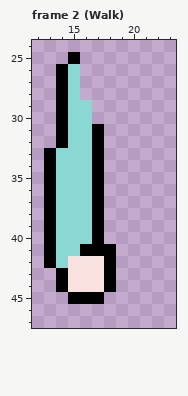
One commit to this pixel-art file: Mayday.Game/Content/Images/Arms_1.aseprite. The picture above is the old version.
42x62 pixels, 2 frames. Shown: frame 2 (Walk): x 12..23, y 24..47.
After the commit:
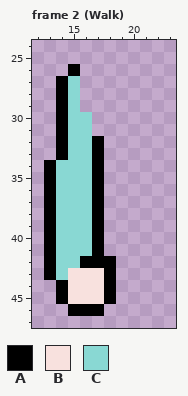
Palette (. is transparent): A #000000  B #f8e1de  C #89d8d3
From old to new:
Changed rows in their new state; - is an unchanged pixel.
Frame 2 (Walk):
first column x 13:
25 --.--
26 -.A--
29 ---.-
31 ----.
33 .A---
first column x 13:
41 ---C-.
42 --CAA-
43 AC----
45 -ABBBA
46 --AAA-
Changed places in both pictures, as pixel boxes (x1, y1, x2, y2):
changed: (44, 52, 104, 160)
changed: (44, 244, 116, 316)
